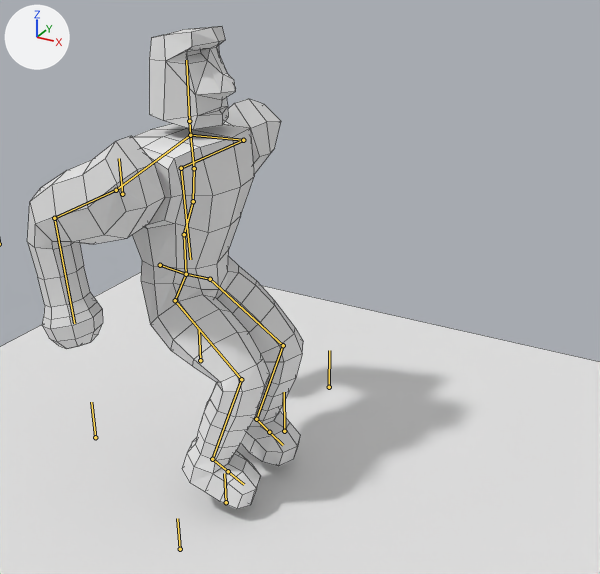
The Blender file Models/Tiki.blend, before and after one commit.
The view is the same before and after, from a 50 mm camera at (11.16, -14.69, 12.53) aimed at (2.83, 0.44, 4.96). Every picture has the same lights, and +X, +Y and +Z are marked at upper left. The bones that bend it are drawn over the model as lines. Mesh edges are drawn as thin lines.

Names of what the first picture shows: 'Plane', 'head', 'torso'.
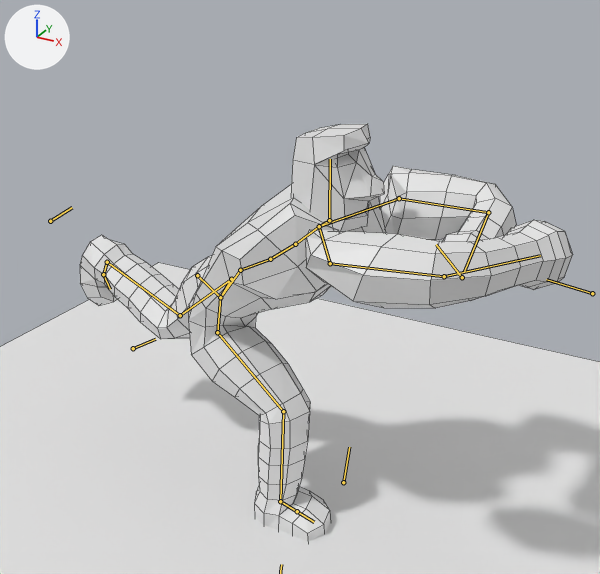
The newer file adds an action. The first version stands in its rest pose; the second is drawn at frame 35 of the action 'BackSpLaunch'.

Changed parts and their boxes [x1, y1, x2, y2] in the pictures (600 x 574 px):
'torso', posed (78% wider, 9% shorter): before [27, 98, 303, 509]; after [80, 166, 573, 541]
'head', posed (7% wider): before [149, 26, 236, 129]; after [291, 124, 384, 231]
bone 'Bone.001', root to tip: before (329, 387) to (329, 350); after (133, 348) to (155, 339)
bone 'Bone.006', root to tip: before (284, 431) to (284, 392); after (343, 482) to (349, 447)
bone 'Bone.026', root to tip: before (200, 360) to (199, 329); after (462, 277) to (436, 244)
bone 'Bone.028', root to tip: before (226, 502) to (224, 473); after (50, 221) to (72, 207)
bone 'Bone.030', root to tip: before (160, 265) to (186, 274); after (197, 275) to (220, 297)
bone 'Bone.010', root to tip: before (186, 274) to (210, 279); after (220, 297) to (231, 279)
bone 'Bone.013', root to tip: before (256, 419) to (269, 432); after (107, 262) to (103, 274)
bone 'Bone.014', root to tip: before (269, 432) to (283, 445); after (103, 274) to (110, 289)
bone 'Bone', root to tip: before (186, 274) to (184, 234); after (220, 297) to (240, 270)
bone 'Bone.007', root to tip: before (190, 135) to (243, 140); after (319, 226) to (399, 198)
bone 'Bone.015', root to tip: before (189, 121) to (186, 60); after (329, 220) to (330, 159)
bone 'Bone.016', root to tip: before (190, 135) to (116, 190); after (319, 226) to (330, 263)
bone 'Bone.019', root to tip: before (186, 274) to (175, 300); after (220, 297) to (217, 332)
bone 'Bone.022', root to tip: before (212, 459) to (228, 471); after (280, 501) to (297, 511)

The change in detail:
Bone 'Bone.001' (bone_bone_001) moves from (0.0, 0.0, 0.0) to (-6.36, -0.7, 0.27).
Bone 'Bone.001' (bone_bone_001) turns from (0, 0, 0) to (0, 30, -59) degrees about its own x, y and z.
Bone 'Bone.006' (bone_bone_006) moves from (0.0, 0.0, 0.0) to (1.34, -1.12, 0.3).
Bone 'Bone.006' (bone_bone_006) turns from (0, 0, 0) to (0, 30, -7) degrees about its own x, y and z.
Bone 'Bone.024' (bone_bone_024) moves from (0.0, 0.0, 0.0) to (16.89, 1.13, -0.08).
Bone 'Bone.024' (bone_bone_024) turns from (0, 0, 0) to (-40, 150, 43) degrees about its own x, y and z.
Bone 'Bone.025' (bone_bone_025) moves from (0.0, 0.0, 0.0) to (13.04, 1.27, 0.71).
Bone 'Bone.025' (bone_bone_025) turns from (0, 0, 0) to (-57, -35, 100) degrees about its own x, y and z.
Bone 'Bone.026' (bone_bone_026) moves from (0.0, 0.0, 0.0) to (8.16, 5.21, -2.6).
Bone 'Bone.026' (bone_bone_026) turns from (0, 0, 0) to (-40, 150, 43) degrees about its own x, y and z.
Bone 'Bone.027' (bone_bone_027) moves from (0.0, 0.0, 0.0) to (12.18, 5.19, 8.19).
Bone 'Bone.027' (bone_bone_027) turns from (0, 0, 0) to (-57, -35, 100) degrees about its own x, y and z.
Bone 'Bone.028' (bone_bone_028) moves from (0.0, 0.0, 0.0) to (-5.42, 7.53, -0.03).
Bone 'Bone.028' (bone_bone_028) turns from (0, 0, 0) to (0, 30, -59) degrees about its own x, y and z.
Bone 'Bone.029' (bone_bone_029) moves from (0.0, 0.0, 0.0) to (2.67, -0.68, 0.48).
Bone 'Bone.029' (bone_bone_029) turns from (0, 0, 0) to (0, 30, -7) degrees about its own x, y and z.
Bone 'Bone.030' (bone_bone_030) moves from (0.0, 0.0, 0.0) to (0.07, 1.1, 0.0).
Bone 'Bone.030' (bone_bone_030) turns from (0, 0, 0) to (0, 0, 29) degrees about its own x, y and z.
Bone 'Bone.010' (bone_bone_010) turns from (0, 0, 0) to (24, 12, -29) degrees about its own x, y and z.
Bone 'Bone.013' (bone_bone_013) turns from (0, 0, 0) to (-30, 15, 3) degrees about its own x, y and z.
Bone 'Bone.014' (bone_bone_014) turns from (0, 0, 0) to (2, 6, 35) degrees about its own x, y and z.
Bone 'Bone' (bone_bone) turns from (0, 0, 0) to (0, 0, -6) degrees about its own x, y and z.
Bone 'Bone.007' (bone_bone_007) turns from (0, 0, 0) to (-29, -1, -19) degrees about its own x, y and z.
Bone 'Bone.015' (bone_bone_015) turns from (0, 0, 0) to (0, 0, 54) degrees about its own x, y and z.
Bone 'Bone.016' (bone_bone_016) turns from (0, 0, 0) to (-26, -14, -35) degrees about its own x, y and z.
Bone 'Bone.019' (bone_bone_019) turns from (0, 0, 0) to (2, 9, 40) degrees about its own x, y and z.
Bone 'Bone.022' (bone_bone_022) turns from (0, 0, 0) to (-18, -12, 3) degrees about its own x, y and z.
